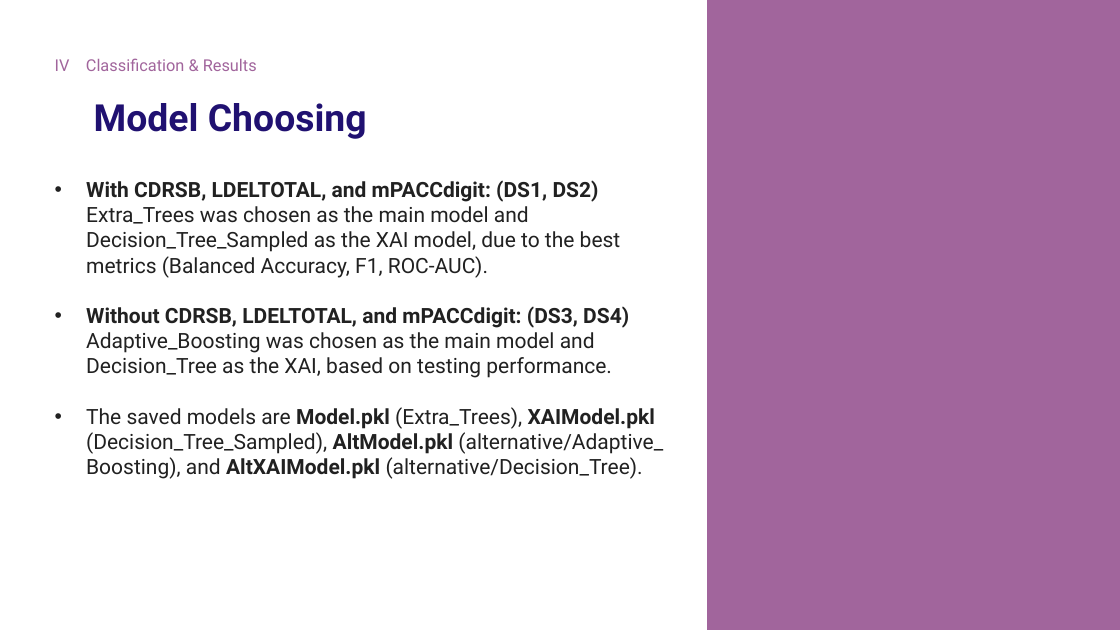
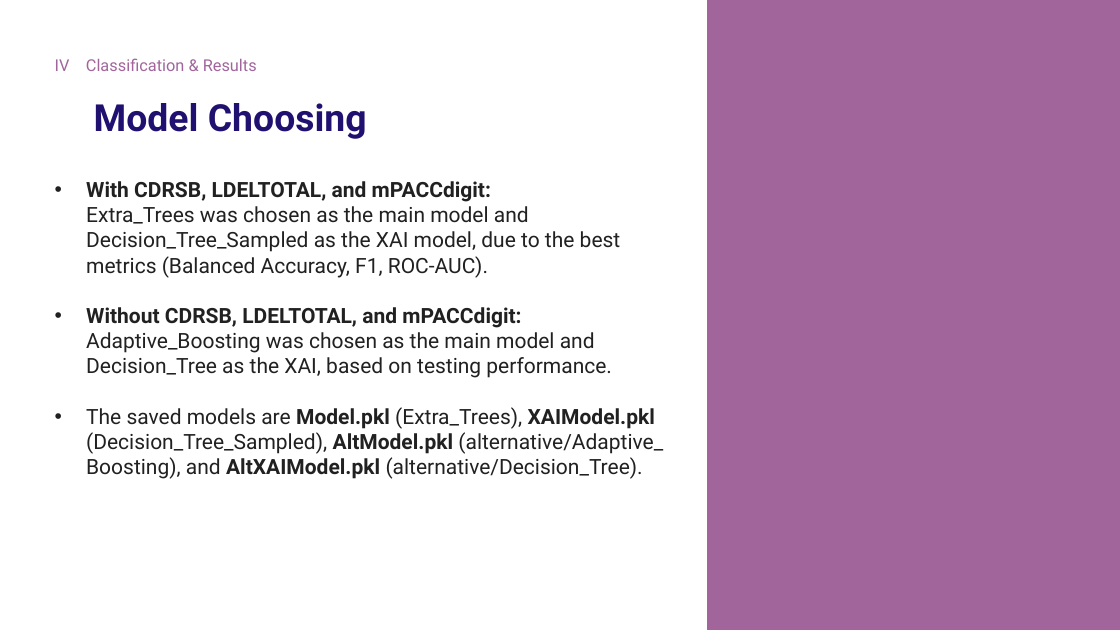
Before and after one commit to Tenshin000/CogniPredictAD, a slide deck: slide 26 of Presentation.pptx (slide 24 before the commit). Drawn at 1120x630 pixels with LibreOffice and Linux fonts; fonts in the diff are those of the drawing. Boxes give left, top, right and bottom in pixels: in the first picture for what was removed or moved away, otherwise in the second. Text is boxed around its words. In the diff, an @@ line names an element or a change of style, - is before the commit and + after.

```diff
--- a/Presentation.pptx
+++ b/Presentation.pptx
@@ text at <box>86,181,621,378</box>: text changed @@
-• With CDRSB, LDELTOTAL, and mPACCdigit: (DS1, DS2)
-  Extra_Trees was chosen as the main model and Decision_Tree_Sampled as the XAI model, due to the best metrics (Balanced Accuracy, F1, ROC-AUC).
-• Without CDRSB, LDELTOTAL, and mPACCdigit: (DS3, DS4)
-  Adaptive_Boosting was chosen as the main model and Decision_Tree as the XAI, based on testing performance.
+• With CDRSB, LDELTOTAL, and mPACCdigit:
+  Extra_Trees was chosen as the main model and Decision_Tree_Sampled as the XAI model, due to the best metrics (Balanced Accuracy, F1, ROC-AUC).
+• Without CDRSB, LDELTOTAL, and mPACCdigit:
+  Adaptive_Boosting was chosen as the main model and Decision_Tree as the XAI, based on testing performance.
```
Also in this commit, not shown: 6 other slides changed, 2 slides added, 17 other files.
